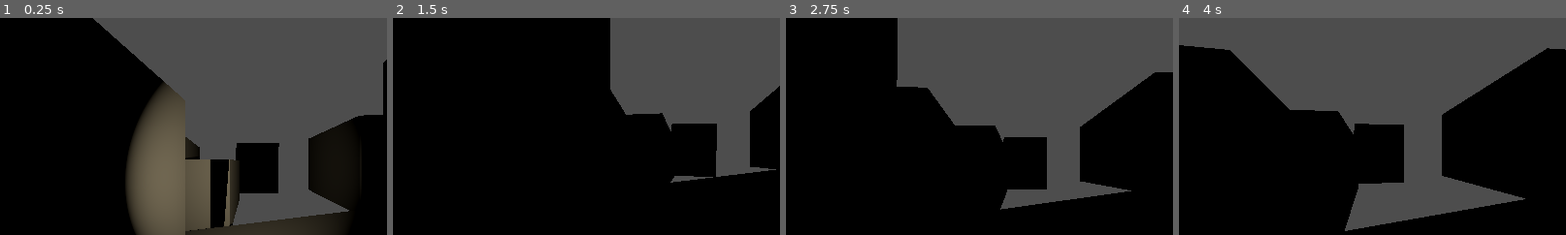
Above: before the commit, frames 1-4 (left to right).
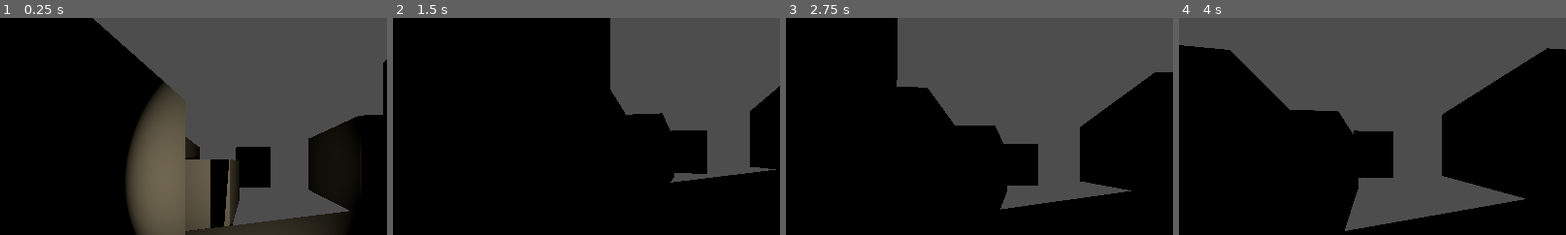
Above: after the commit, the same moments.

Repository: AlexYud/descarrilado
Game: Godot game, scene res://scenes/Main.tscn
The game is run twice, just before and just after one commit, with the same random seed, the same clock (stepped at 60 frames per second) and the same inputs. Sound files missing from this copy of the repository are replaced by a short silence.
Inputs (mouse positions are % of the whole screen's width and height, from its top left):
- Up to frame 1 (0.25 s): no input
- Up to frame 2 (1.5 s): move the mouse to (55, 50) at 0.52 s; hold Ctrl (crouch) 0.53-1.28 s; hold W (up) from 0.53 s (still down); tap Space (jump) at 0.77 s; move the mouse to (45, 50) at 1.27 s; click (45, 50) at 1.35 s
- Up to frame 3 (2.75 s): keep holding W (up); tap Space (jump) at 1.52 s; move the mouse to (52, 48) at 2.02 s; hold Shift (sprint) from 2.03 s (still down)
- Up to frame 4 (4 s): keep holding W (up); move the mouse to (49, 52) at 2.77 s; release Shift (sprint) at 2.78 s; tap Ctrl (crouch) at 2.85 s; tap Space (jump) at 3.02, 3.77 s; move the mouse to (57, 51) at 3.52 s; click (57, 51) at 3.6 s
The pictures show only the part of the screen within x 20-70%, y 17-67%; the shares and areas given below are measured in that part.

The runs differ from the first frame. In frame 1, 0.8% of the frame differs, in the area x 61-73%, y 57-81%; in frame 2, 1.0%; in frame 3, 1.0%; in frame 4, 1.3%, in the area x 45-59%, y 48-77%.

Commit message:
adding furniture

Diff:
--- a/scenes/Main.tscn
+++ b/scenes/Main.tscn
@@ -181,144 +181,152 @@
 size = Vector3(13.437012, 6.964081, 4.8323402)
 
 [node name="SophiasHouse" type="CSGCombiner3D" parent="SceneStructure" unique_id=1564779718]
-transform = Transform3D(1, 0, 0, 0, 1, 0, 0, 0, 1, 3.2763433, 0, -29.398632)
-
-[node name="Floor" type="CSGBox3D" parent="SceneStructure/SophiasHouse" unique_id=1840415895]
-transform = Transform3D(1, 0, 0, 0, 1, 0, 0, 0, 1, 0.55124664, 0, -29.033215)
+transform = Transform3D(1, 0, 0, 0, 1, 0, 0, 0, 1, 3.2763433, 0, -64.77556)
+
+[node name="Structure" type="CSGCombiner3D" parent="SceneStructure/SophiasHouse" unique_id=1844346819]
+
+[node name="Floor" type="CSGBox3D" parent="SceneStructure/SophiasHouse/Structure" unique_id=1840415895]
+transform = Transform3D(1, 0, 0, 0, 1, 0, 0, 0, 1, 0.55124664, 0, -2.9917755)
 size = Vector3(6.438904, 1, 18.250244)
 
-[node name="Wall" type="CSGBox3D" parent="SceneStructure/SophiasHouse" unique_id=687763391]
-transform = Transform3D(1, 0, 0, 0, 1, 0, 0, 0, 1, -2.5368161, 3.6274936, -29.035023)
+[node name="Wall" type="CSGBox3D" parent="SceneStructure/SophiasHouse/Structure" unique_id=687763391]
+transform = Transform3D(1, 0, 0, 0, 1, 0, 0, 0, 1, -2.5368161, 3.6274936, -2.993576)
 size = Vector3(0.25, 6.2633057, 18.242697)
 
-[node name="Wall2" type="CSGBox3D" parent="SceneStructure/SophiasHouse" unique_id=468902183]
-transform = Transform3D(1, 0, 0, 0, 1, 0, 0, 0, 1, 3.6509743, 3.622306, -29.035023)
+[node name="Wall2" type="CSGBox3D" parent="SceneStructure/SophiasHouse/Structure" unique_id=468902183]
+transform = Transform3D(1, 0, 0, 0, 1, 0, 0, 0, 1, 3.6509743, 3.622306, -2.993576)
 size = Vector3(0.25, 6.2633057, 18.242697)
 
-[node name="Wall3" type="CSGBox3D" parent="SceneStructure/SophiasHouse" unique_id=1841407136]
-transform = Transform3D(-4.371139e-08, 0, -1, 0, 1, 0, 1, 0, -4.371139e-08, 0.5521474, 2.0138156, -20.037724)
+[node name="Wall3" type="CSGBox3D" parent="SceneStructure/SophiasHouse/Structure" unique_id=1841407136]
+transform = Transform3D(-4.371139e-08, 0, -1, 0, 1, 0, 1, 0, -4.371139e-08, 0.5521474, 2.0138156, 6.0037193)
 size = Vector3(0.25, 3.0359497, 6.4183693)
 
-[node name="Door" type="CSGBox3D" parent="SceneStructure/SophiasHouse" unique_id=466217766]
-transform = Transform3D(1, 0, 0, 0, 1, 0, 0, 0, 1, -1.3765774, 1.5522051, -20.102802)
-operation = 2
-size = Vector3(0.9, 2.1, 0.9)
-
-[node name="Window" type="CSGBox3D" parent="SceneStructure/SophiasHouse" unique_id=34398831]
-transform = Transform3D(-4.371139e-08, 1, 4.371139e-08, 0, -4.371139e-08, 1, 1, 4.371139e-08, 1.9106855e-15, 1.5, 1.9654883, -19.897)
+[node name="Door" type="CSGBox3D" parent="SceneStructure/SophiasHouse/Structure" unique_id=466217766]
+transform = Transform3D(1, 0, 0, 0, 1, 0, 0, 0, 1, -1.3765774, 1.5522051, 5.9386406)
+operation = 2
+size = Vector3(0.9, 2.1, 0.9)
+
+[node name="Window" type="CSGBox3D" parent="SceneStructure/SophiasHouse/Structure" unique_id=34398831]
+transform = Transform3D(-4.371139e-08, 1, 4.371139e-08, 0, -4.371139e-08, 1, 1, 4.371139e-08, 1.9106855e-15, 1.5, 1.9654883, 6.1444435)
 operation = 2
 size = Vector3(1.2, 2, 1.2490234)
 
-[node name="Floor2" type="CSGBox3D" parent="SceneStructure/SophiasHouse" unique_id=593384768]
-transform = Transform3D(1, 0, 0, 0, 1, 0, 0, 0, 1, 0.55158234, 3.4682765, -29.033215)
+[node name="Floor2" type="CSGBox3D" parent="SceneStructure/SophiasHouse/Structure" unique_id=593384768]
+transform = Transform3D(1, 0, 0, 0, 1, 0, 0, 0, 1, 0.55158234, 3.4682765, -2.9917755)
 size = Vector3(6.439575, 0.5, 18.25)
 
-[node name="Wall4" type="CSGBox3D" parent="SceneStructure/SophiasHouse" unique_id=1918270234]
-transform = Transform3D(-4.371139e-08, 0, -1, 0, 1, 0, 1, 0, -4.371139e-08, 1.7310519, 5.24225, -20.037724)
+[node name="Wall4" type="CSGBox3D" parent="SceneStructure/SophiasHouse/Structure" unique_id=1918270234]
+transform = Transform3D(-4.371139e-08, 0, -1, 0, 1, 0, 1, 0, -4.371139e-08, 1.7310519, 5.24225, 6.0037193)
 size = Vector3(0.25, 3.0359497, 4.0685205)
 
-[node name="Wall5" type="CSGBox3D" parent="SceneStructure/SophiasHouse" unique_id=435754805]
-transform = Transform3D(1, 0, 0, 0, 1, 0, 0, 0, 1, -0.17699242, 5.24225, -20.672588)
+[node name="Wall5" type="CSGBox3D" parent="SceneStructure/SophiasHouse/Structure" unique_id=435754805]
+transform = Transform3D(1, 0, 0, 0, 1, 0, 0, 0, 1, -0.17699242, 5.24225, 5.3688545)
 size = Vector3(0.25, 3.036, 1.5)
 
-[node name="Wall6" type="CSGBox3D" parent="SceneStructure/SophiasHouse" unique_id=2120305365]
-transform = Transform3D(-4.371139e-08, 0, -1, 0, 1, 0, 1, 0, -4.371139e-08, -1.3496339, 5.24225, -21.537495)
+[node name="Wall6" type="CSGBox3D" parent="SceneStructure/SophiasHouse/Structure" unique_id=2120305365]
+transform = Transform3D(-4.371139e-08, 0, -1, 0, 1, 0, 1, 0, -4.371139e-08, -1.3496339, 5.24225, 4.503948)
 size = Vector3(0.25, 3.036, 2.5975342)
 
-[node name="Door2" type="CSGBox3D" parent="SceneStructure/SophiasHouse" unique_id=1989951330]
-transform = Transform3D(1, 0, 0, 0, 1, 0, 0, 0, 1, -1.37, 4.769, -21.62746)
-operation = 2
-size = Vector3(0.9, 2.1, 0.9)
-
-[node name="Floor3" type="CSGBox3D" parent="SceneStructure/SophiasHouse" unique_id=434949549]
-transform = Transform3D(1, 0, 0, 0, 1, 0, 0, 0, 1, -1.3610458, 3.4682765, -19.506374)
+[node name="Door2" type="CSGBox3D" parent="SceneStructure/SophiasHouse/Structure" unique_id=1989951330]
+transform = Transform3D(1, 0, 0, 0, 1, 0, 0, 0, 1, -1.37, 4.769, 4.4139824)
+operation = 2
+size = Vector3(0.9, 2.1, 0.9)
+
+[node name="Floor3" type="CSGBox3D" parent="SceneStructure/SophiasHouse/Structure" unique_id=434949549]
+transform = Transform3D(1, 0, 0, 0, 1, 0, 0, 0, 1, -1.3610458, 3.4682765, 6.5350685)
 size = Vector3(2.6143188, 0.5, 0.85253906)
 
-[node name="Miniwall" type="CSGBox3D" parent="SceneStructure/SophiasHouse" unique_id=50250426]
-transform = Transform3D(1, 0, 0, 0, 1, 0, 0, 0, 1, -2.5381386, 4.2570724, -19.207455)
+[node name="Miniwall" type="CSGBox3D" parent="SceneStructure/SophiasHouse/Structure" unique_id=50250426]
+transform = Transform3D(1, 0, 0, 0, 1, 0, 0, 0, 1, -2.5381386, 4.2570724, 6.833988)
 size = Vector3(0.25, 1.081754, 0.25)
 
-[node name="Miniwall2" type="CSGBox3D" parent="SceneStructure/SophiasHouse" unique_id=973620880]
-transform = Transform3D(1, 0, 0, 0, 1, 0, 0, 0, 1, -0.1754539, 4.2570724, -19.207455)
+[node name="Miniwall2" type="CSGBox3D" parent="SceneStructure/SophiasHouse/Structure" unique_id=973620880]
+transform = Transform3D(1, 0, 0, 0, 1, 0, 0, 0, 1, -0.1754539, 4.2570724, 6.833988)
 size = Vector3(0.25, 1.081754, 0.25)
 
-[node name="Miniwall3" type="CSGBox3D" parent="SceneStructure/SophiasHouse" unique_id=1584253061]
-transform = Transform3D(1, 0, 0, 0, -4.371139e-08, 1, 0, -1, -4.371139e-08, -2.5381386, 4.673472, -19.505291)
+[node name="Miniwall3" type="CSGBox3D" parent="SceneStructure/SophiasHouse/Structure" unique_id=1584253061]
+transform = Transform3D(1, 0, 0, 0, -4.371139e-08, 1, 0, -1, -4.371139e-08, -2.5381386, 4.673472, 6.536152)
 size = Vector3(0.25, 0.8426167, 0.25)
 
-[node name="Miniwall4" type="CSGBox3D" parent="SceneStructure/SophiasHouse" unique_id=1434615976]
-transform = Transform3D(1, 0, 0, 0, -4.371139e-08, 1, 0, -1, -4.371139e-08, -0.17405987, 4.673472, -19.505291)
+[node name="Miniwall4" type="CSGBox3D" parent="SceneStructure/SophiasHouse/Structure" unique_id=1434615976]
+transform = Transform3D(1, 0, 0, 0, -4.371139e-08, 1, 0, -1, -4.371139e-08, -0.17405987, 4.673472, 6.536152)
 size = Vector3(0.25, 0.8426167, 0.25)
 
-[node name="Miniwall5" type="CSGBox3D" parent="SceneStructure/SophiasHouse" unique_id=1344809428]
-transform = Transform3D(-4.371139e-08, 1, 0, 4.371139e-08, 1.9106855e-15, 1, 1, 4.371139e-08, -4.371139e-08, -1.3514163, 4.673472, -19.205074)
+[node name="Miniwall5" type="CSGBox3D" parent="SceneStructure/SophiasHouse/Structure" unique_id=1344809428]
+transform = Transform3D(-4.371139e-08, 1, 0, 4.371139e-08, 1.9106855e-15, 1, 1, 4.371139e-08, -4.371139e-08, -1.3514163, 4.673472, 6.8363686)
 size = Vector3(0.25, 2.6049414, 0.25)
 
-[node name="Floor4" type="CSGBox3D" parent="SceneStructure/SophiasHouse" unique_id=697183843]
-transform = Transform3D(1, 0, 0, 0, 1, 0, 0, 0, 1, 0.55683136, 7.011559, -29.033215)
+[node name="Floor4" type="CSGBox3D" parent="SceneStructure/SophiasHouse/Structure" unique_id=697183843]
+transform = Transform3D(1, 0, 0, 0, 1, 0, 0, 0, 1, 0.55683136, 7.011559, -2.9917755)
 size = Vector3(6.4500732, 0.5, 18.25)
 
-[node name="Window2" type="CSGBox3D" parent="SceneStructure/SophiasHouse" unique_id=508815665]
-transform = Transform3D(-4.371139e-08, 1, 4.371139e-08, 0, -4.371139e-08, 1, 1, 4.371139e-08, 1.9106855e-15, 1.5, 5.5863147, -19.897)
+[node name="Window2" type="CSGBox3D" parent="SceneStructure/SophiasHouse/Structure" unique_id=508815665]
+transform = Transform3D(-4.371139e-08, 1, 4.371139e-08, 0, -4.371139e-08, 1, 1, 4.371139e-08, 1.9106855e-15, 1.5, 5.5863147, 6.1444435)
 operation = 2
 size = Vector3(1.2, 2, 1.2553711)
 
-[node name="Wall7" type="CSGBox3D" parent="SceneStructure/SophiasHouse" unique_id=981753699]
-transform = Transform3D(-4.371139e-08, 0, 1, 0, 1, 0, -1, 0, -4.371139e-08, -0.41058683, 2.0612555, -23.658897)
+[node name="Wall7" type="CSGBox3D" parent="SceneStructure/SophiasHouse/Structure" unique_id=981753699]
+transform = Transform3D(-4.371139e-08, 0, 1, 0, 1, 0, -1, 0, -4.371139e-08, -0.41058683, 2.0612555, 2.3825455)
 size = Vector3(0.25, 3.1305234, 4.498535)
 
-[node name="Wall8" type="CSGBox3D" parent="SceneStructure/SophiasHouse" unique_id=1970187757]
-transform = Transform3D(-4.371139e-08, 0, 1, 0, 1, 0, -1, 0, -4.371139e-08, -0.41202116, 2.0461187, -27.830704)
+[node name="Wall8" type="CSGBox3D" parent="SceneStructure/SophiasHouse/Structure" unique_id=1970187757]
+transform = Transform3D(-4.371139e-08, 0, 1, 0, 1, 0, -1, 0, -4.371139e-08, -0.41202116, 2.0461187, -1.7892609)
 size = Vector3(0.25, 3.10025, 4.4956665)
 
-[node name="Wall9" type="CSGBox3D" parent="SceneStructure/SophiasHouse" unique_id=1276021542]
-transform = Transform3D(-4.371139e-08, 0, 1, 0, 1, 0, -1, 0, -4.371139e-08, -0.11939573, 2.0305471, -30.20163)
+[node name="Wall9" type="CSGBox3D" parent="SceneStructure/SophiasHouse/Structure" unique_id=1276021542]
+transform = Transform3D(-4.371139e-08, 0, 1, 0, 1, 0, -1, 0, -4.371139e-08, -0.11939573, 2.0305471, -4.160187)
 size = Vector3(0.25, 3.069107, 5.0809174)
 
-[node name="Door3" type="CSGBox3D" parent="SceneStructure/SophiasHouse" unique_id=2132431547]
-transform = Transform3D(1, 0, 0, 0, -4.371139e-08, -1, 0, 1, -4.371139e-08, 3.0072541, 3.5033395, -30.970207)
+[node name="Door3" type="CSGBox3D" parent="SceneStructure/SophiasHouse/Structure" unique_id=2132431547]
+transform = Transform3D(1, 0, 0, 0, -4.371139e-08, -1, 0, 1, -4.371139e-08, 3.0072541, 3.5033395, -4.9287643)
 operation = 2
 size = Vector3(1.0404297, 3.682103, 0.9)
 
-[node name="CSGStairMaker3D" parent="SceneStructure/SophiasHouse" unique_id=1701597092 instance=ExtResource("1_elqb8")]
-transform = Transform3D(-4.371139e-08, 0, 1, 0, 1, 0, -1, 0, -4.371139e-08, 2.9794683, 1.9584382, -30.948597)
+[node name="CSGStairMaker3D" parent="SceneStructure/SophiasHouse/Structure" unique_id=1701597092 instance=ExtResource("1_elqb8")]
+transform = Transform3D(-4.371139e-08, 0, 1, 0, 1, 0, -1, 0, -4.371139e-08, 2.9794683, 1.9584382, -4.9071503)
 size = Vector3(3.725891, 2.919983, 1.0722656)
 num_stairs = 10
 
-[node name="Wall10" type="CSGBox3D" parent="SceneStructure/SophiasHouse" unique_id=1821204400]
-transform = Transform3D(1, 0, 0, 0, 1, 0, 0, 0, 1, 2.3150043, 2.0305471, -31.445122)
+[node name="Wall10" type="CSGBox3D" parent="SceneStructure/SophiasHouse/Structure" unique_id=1821204400]
+transform = Transform3D(1, 0, 0, 0, 1, 0, 0, 0, 1, 2.3150043, 2.0305471, -5.403679)
 size = Vector3(0.25, 3.069107, 2.7377243)
 
-[node name="Wall11" type="CSGBox3D" parent="SceneStructure/SophiasHouse" unique_id=1153436813]
-transform = Transform3D(-4.371139e-08, 0, 1, 0, 1, 0, -1, 0, -4.371139e-08, 0.43972063, 5.269887, -34.617657)
+[node name="Wall11" type="CSGBox3D" parent="SceneStructure/SophiasHouse/Structure" unique_id=1153436813]
+transform = Transform3D(-4.371139e-08, 0, 1, 0, 1, 0, -1, 0, -4.371139e-08, 0.43972063, 5.269887, -8.576218)
 size = Vector3(0.25, 3.069107, 6.19915)
 
-[node name="Wall12" type="CSGBox3D" parent="SceneStructure/SophiasHouse" unique_id=912710402]
-transform = Transform3D(-4.371139e-08, 0, 1, 0, 1, 0, -1, 0, -4.371139e-08, 2.9084768, 5.2573786, -29.075722)
+[node name="Wall12" type="CSGBox3D" parent="SceneStructure/SophiasHouse/Structure" unique_id=912710402]
+transform = Transform3D(-4.371139e-08, 0, 1, 0, 1, 0, -1, 0, -4.371139e-08, 2.9084768, 5.2573786, -3.0342789)
 size = Vector3(0.25, 3.0941238, 1.3427272)
 
-[node name="Wall13" type="CSGBox3D" parent="SceneStructure/SophiasHouse" unique_id=29013023]
-transform = Transform3D(1, 0, 0, 0, 1, 0, 0, 0, 1, 2.3622785, 5.2471247, -30.894672)
+[node name="Wall13" type="CSGBox3D" parent="SceneStructure/SophiasHouse/Structure" unique_id=29013023]
+transform = Transform3D(1, 0, 0, 0, 1, 0, 0, 0, 1, 2.3622785, 5.2471247, -4.8532257)
 size = Vector3(0.25, 3.1146317, 3.868606)
 
-[node name="Wall14" type="CSGBox3D" parent="SceneStructure/SophiasHouse" unique_id=1522196318]
-transform = Transform3D(-4.371139e-08, 0, 1, 0, 1, 0, -1, 0, -4.371139e-08, 1.0845399, 5.245904, -32.708195)
+[node name="Wall14" type="CSGBox3D" parent="SceneStructure/SophiasHouse/Structure" unique_id=1522196318]
+transform = Transform3D(-4.371139e-08, 0, 1, 0, 1, 0, -1, 0, -4.371139e-08, 1.0845399, 5.245904, -6.666748)
 size = Vector3(0.25, 3.117073, 2.787839)
 
-[node name="Wall15" type="CSGBox3D" parent="SceneStructure/SophiasHouse" unique_id=150949323]
-transform = Transform3D(1, 0, 0, 0, 1, 0, 0, 0, 1, -0.18846798, 5.244439, -27.187164)
+[node name="Wall15" type="CSGBox3D" parent="SceneStructure/SophiasHouse/Structure" unique_id=150949323]
+transform = Transform3D(1, 0, 0, 0, 1, 0, 0, 0, 1, -0.18846798, 5.244439, -1.1457214)
 size = Vector3(0.25, 3.1200027, 11.283625)
 
-[node name="Door4" type="CSGBox3D" parent="SceneStructure/SophiasHouse" unique_id=1658214652]
-transform = Transform3D(-4.371139e-08, 0, 1, 0, 1, 0, -1, 0, -4.371139e-08, -0.13491774, 4.769, -25.428383)
-operation = 2
-size = Vector3(0.9, 2.1, 0.9)
-
-[node name="Wall16" type="CSGBox3D" parent="SceneStructure/SophiasHouse" unique_id=683980942]
-transform = Transform3D(-4.371139e-08, 0, 1, 0, 1, 0, -1, 0, -4.371139e-08, 1.6822577, 5.245904, -27.314548)
+[node name="Door4" type="CSGBox3D" parent="SceneStructure/SophiasHouse/Structure" unique_id=1658214652]
+transform = Transform3D(-4.371139e-08, 0, 1, 0, 1, 0, -1, 0, -4.371139e-08, -0.13491774, 4.769, 0.61306)
+operation = 2
+size = Vector3(0.9, 2.1, 0.9)
+
+[node name="Wall16" type="CSGBox3D" parent="SceneStructure/SophiasHouse/Structure" unique_id=683980942]
+transform = Transform3D(-4.371139e-08, 0, 1, 0, 1, 0, -1, 0, -4.371139e-08, 1.6822577, 5.245904, -1.2731018)
 size = Vector3(0.25, 3.117073, 3.983275)
 
-[node name="Door5" type="CSGBox3D" parent="SceneStructure/SophiasHouse" unique_id=1760679327]
-transform = Transform3D(1, 0, 0, 0, 1, 0, 0, 0, 1, 1.7027378, 4.769, -27.377197)
-operation = 2
-size = Vector3(0.9, 2.1, 0.9)
+[node name="Door5" type="CSGBox3D" parent="SceneStructure/SophiasHouse/Structure" unique_id=1760679327]
+transform = Transform3D(1, 0, 0, 0, 1, 0, 0, 0, 1, 1.7027378, 4.769, -1.3357544)
+operation = 2
+size = Vector3(0.9, 2.1, 0.9)
+
+[node name="Furniture" type="CSGCombiner3D" parent="SceneStructure/SophiasHouse" unique_id=494958877]
+
+[node name="CSGBox3D" type="CSGBox3D" parent="SceneStructure/SophiasHouse/Furniture" unique_id=1673713487]
+transform = Transform3D(1, 0, 0, 0, 1, 0, 0, 0, 1, 3.105854, 0.82819784, 4.2673225)
+size = Vector3(0.7866211, 0.6335449, 2.5666351)
